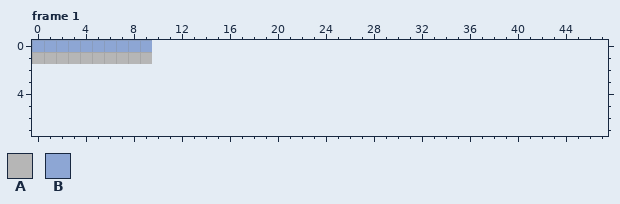
Pixel-art file: Assets/Art/Animations/Platform/PlatformIdle.aseprite. Above, as it was before the edit.
10x2 pixels, 2 frames. Shown: frame 1. The old version is drawn lined up with the new one, on the new canvas. The commit also changed other frames, which this record leaves out.
Palette (. is transparent): A #b6b6b6  B #8da6d4
Pixels before, frame 1, first column x 0:
0 BBBBBBBBBB
1 AAAAAAAAAA
And afterwards:
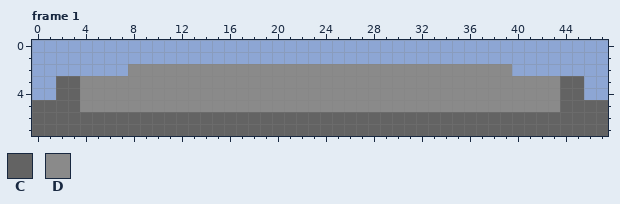
Colours new in this view: C #636363  D #8a8a8a
Diff:
canvas 10x2 -> 48x8
Frame 1:
The author put colour B in rows 0 to 1 at x 10 to 47; in row 2 at x 0 to 7 and 40 to 47; in rows 3 to 4 at x 0 to 1 and 46 to 47.
Colour A becomes colour B in row 1 at x 0 to 9.
The author put colour C in rows 3 to 4 at x 2 to 3 and 44 to 45; in row 5 at x 0 to 3 and 44 to 47; in rows 6 to 7 at x 0 to 47.
The author put colour D in row 2 at x 8 to 39; in rows 3 to 5 at x 4 to 43.
Boxes around the changes in both pictures, in picture pixels (x1, y1, x2, y2):
changed: (32, 40, 608, 136)
